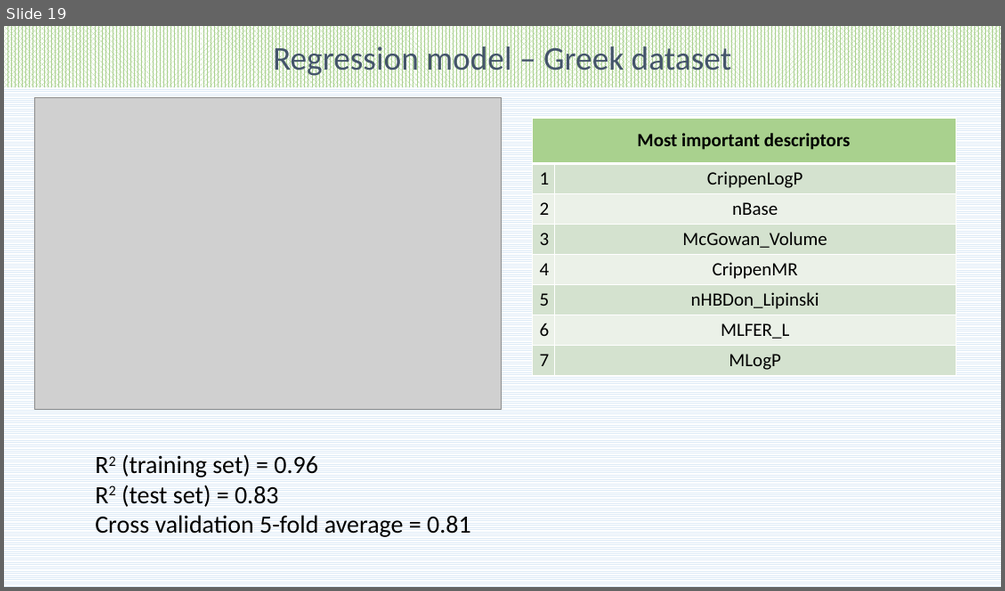
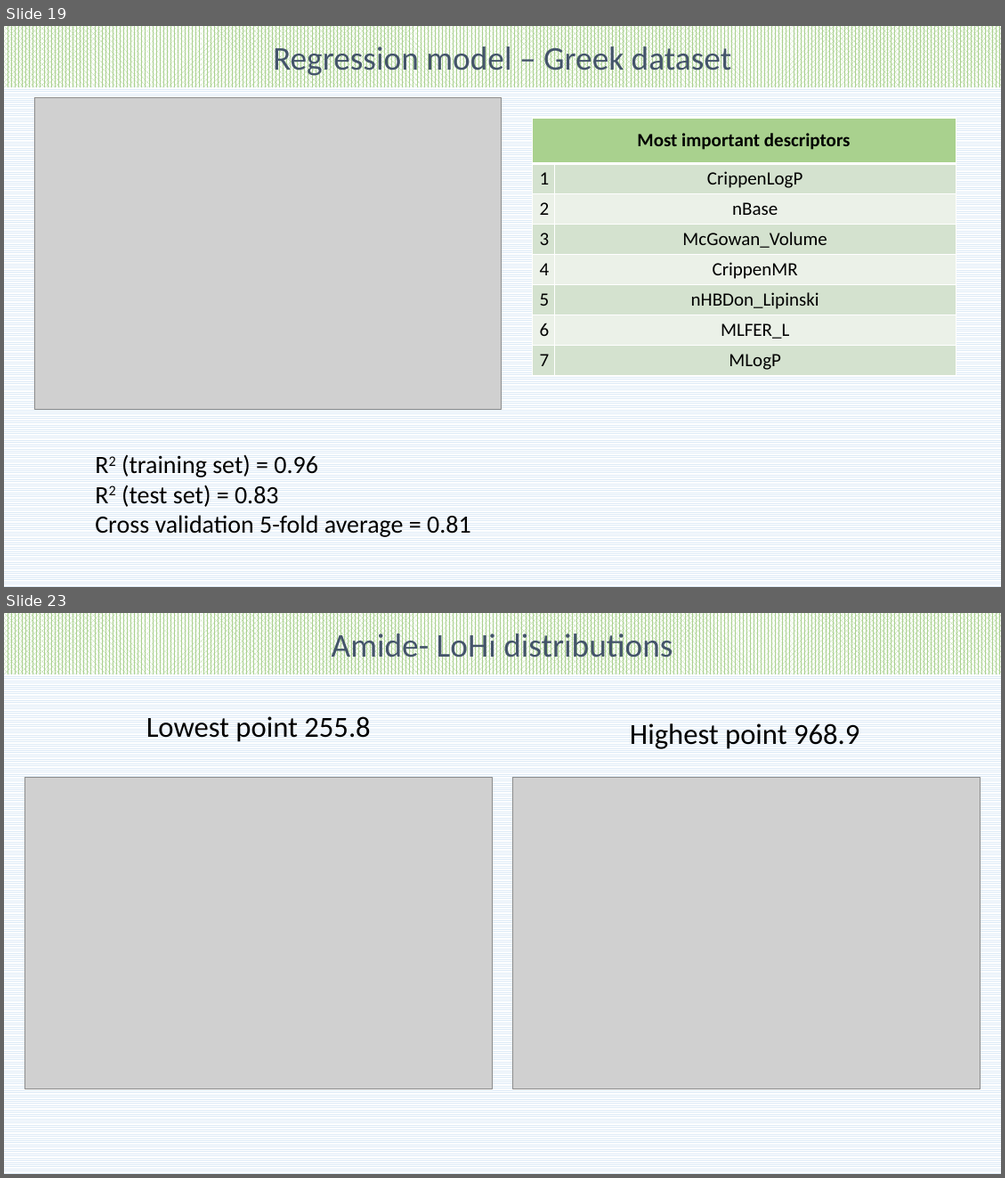
Before and after one commit to pockos56/RTI_prediction, a slide deck: Future presentation update.pptx. Shown one above the other, each under a label of ours: slide 19 before the commit, slides 19 and 23 after it; the slides between them are not shown. The pictures are 1005x591 and 1005x1178 pixels, drawn with LibreOffice and Linux fonts; fonts in the diff are those of the drawing; grey boxes stand for pictures. Boxes give left, top, right and bottom in pixels: in the first picture for what was removed or moved away, otherwise in the second. Text is boxed around its words. In the diff, an @@ line names an element or a change of style, - is before the commit and + after.

```diff
--- a/Future presentation update.pptx
+++ b/Future presentation update.pptx
@@ slide 23 added at (4, 613, 1001, 1174), background pattern #DEEBF7 on #FFFFFF @@
@@ rectangle added at (4, 613, 1001, 674), fill pattern #A9D18E on #FFFFFF, 32 pt, text #44546A @@
+Amide- LoHi distributions
@@ text added at (146, 716, 370, 742), 28 pt, text #000000 @@
+Lowest point 255.8
@@ text added at (630, 723, 859, 749), 28 pt, text #000000 @@
+Highest point 968.9
@@ picture added at (25, 777, 493, 1088) @@
@@ picture added at (513, 777, 980, 1088) @@
```
Also in this commit, not shown: 1 slide changed, 1 other slide added, 15 other files.
